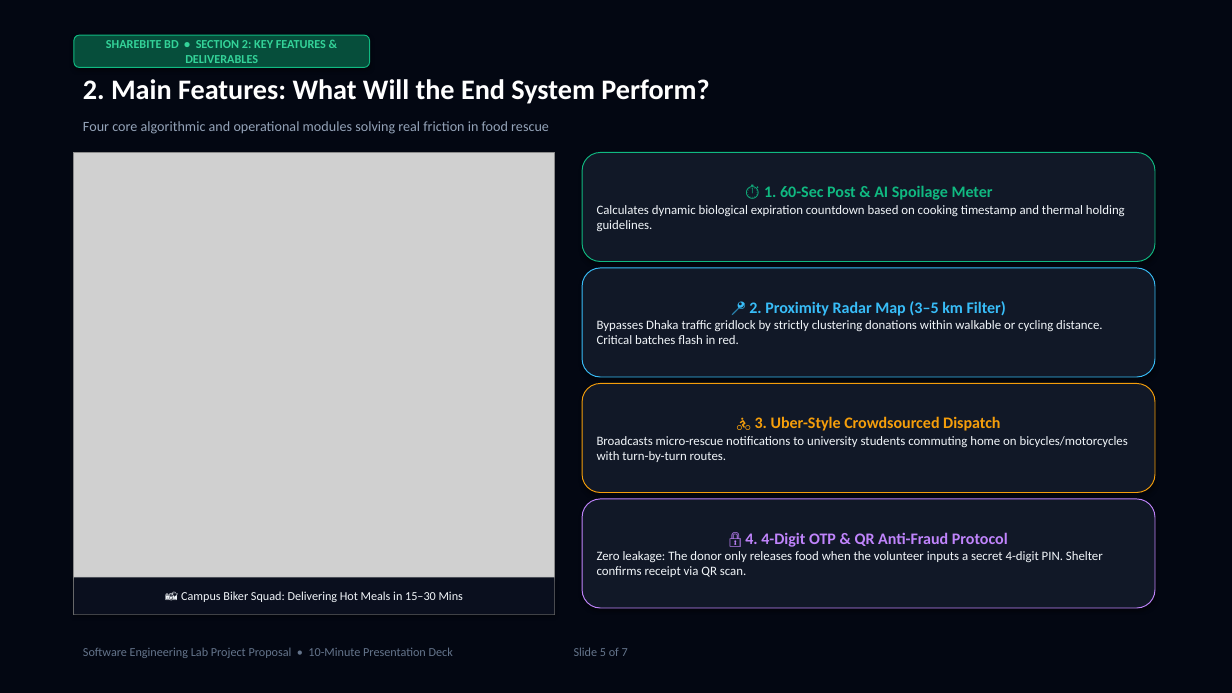
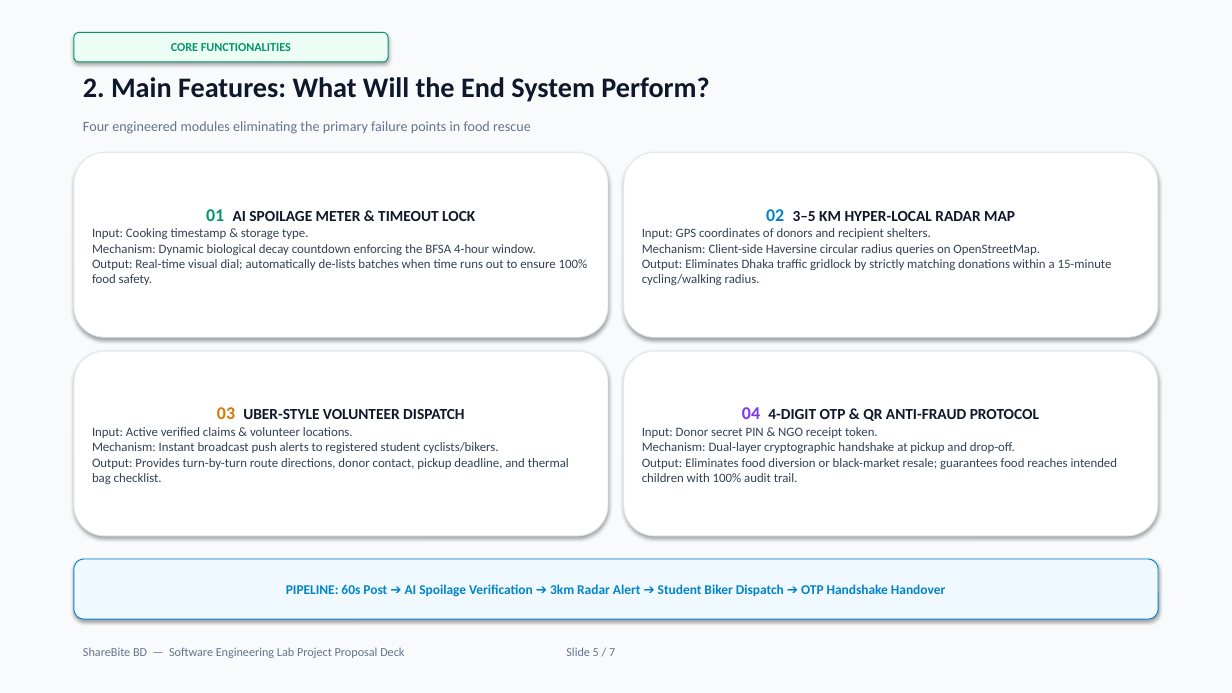
Before and after one commit to mahamudul-hasan7/shearbitebd, a slide deck: slide 5 of ShareBite_BD_SE_Lab_Presentation.pptx. Drawn at 1232x693 pixels with LibreOffice and Linux fonts; fonts in the diff are those of the drawing; grey boxes stand for pictures. Boxes give left, top, right and bottom in pixels: in the first picture for what was removed or moved away, otherwise in the second. Text is boxed around its words. In the diff, an @@ line names an element or a change of style, - is before the commit and + after.

Commit message:
feat(presentation): redesign slides into clean academic structured format matching user reference

```diff
--- a/ShareBite_BD_SE_Lab_Presentation.pptx
+++ b/ShareBite_BD_SE_Lab_Presentation.pptx
@@ rectangle at [0,0,1232,693]: fill #030712 to #F8FAFC @@
@@ rounded rectangle "CORE FUNCTIONALITIES": place and size @@
-rounded rectangle "CORE FUNCTIONALITIES" at [74,35,370,67]
+rounded rectangle "CORE FUNCTIONALITIES" at [74,32,388,62]
@@ rounded rectangle "CORE FUNCTIONALITIES" at [74,32,388,62]: fill #064E3B to #ECFDF5; outline #10B981 0.75 pt to #059669 0.75 pt @@
@@ text in rounded rectangle at [171,43,291,51]: text changed; text colour #34D399 to #059669 @@
-SHAREBITE BD • SECTION 2: KEY FEATURES & DELIVERABLES
+CORE FUNCTIONALITIES
@@ text "2. Main Features: What Will ..." at [83,77,709,102]: text colour #FFFFFF to #0F172A @@
@@ text at [83,121,531,134]: text changed; text colour #94A3B8 to #64748B @@
-Four core algorithmic and operational modules solving real friction in food rescue
+Four engineered modules eliminating the primary failure points in food rescue
@@ picture removed at [74,152,555,615] @@
@@ rounded rectangle added at [74,152,608,337], fill #FFFFFF, outline #E2E8F0 0.75 pt, 10 pt, text #334155 @@
+01 AI SPOILAGE METER & TIMEOUT LOCK
+Input: Cooking timestamp & storage type.
+Mechanism: Dynamic biological decay countdown enforcing the BFSA 4-hour window.
+Output: Real-time visual dial; automatically de-lists batches when time runs out to ensure 100% food safety.
@@ rounded rectangle removed at [582,152,1155,262] @@
-⏱️ 1. 60-Sec Post & AI Spoilage Meter
-Calculates dynamic biological expiration countdown based on cooking timestamp and thermal holding guidelines.
@@ rounded rectangle added at [624,152,1158,337], fill #FFFFFF, outline #E2E8F0 0.75 pt, 10 pt, text #334155 @@
+02 3–5 KM HYPER-LOCAL RADAR MAP
+Input: GPS coordinates of donors and recipient shelters.
+Mechanism: Client-side Haversine circular radius queries on OpenStreetMap.
+Output: Eliminates Dhaka traffic gridlock by strictly matching donations within a 15-minute cycling/walking radius.
@@ rounded rectangle added at [74,351,608,536], fill #FFFFFF, outline #E2E8F0 0.75 pt, 10 pt, text #334155 @@
+03 UBER-STYLE VOLUNTEER DISPATCH
+Input: Active verified claims & volunteer locations.
+Mechanism: Instant broadcast push alerts to registered student cyclists/bikers.
+Output: Provides turn-by-turn route directions, donor contact, pickup deadline, and thermal bag checklist.
@@ rounded rectangle "04 4-DIGIT OTP & QR ...": place and size @@
-rounded rectangle "04 4-DIGIT OTP & QR ..." at [582,268,1155,377]
+rounded rectangle "04 4-DIGIT OTP & QR ..." at [624,351,1158,536]
@@ rounded rectangle "04 4-DIGIT OTP & QR ..." at [624,351,1158,536]: fill #111827 to #FFFFFF; outline #38BDF8 0.75 pt to #E2E8F0 0.75 pt @@
@@ rounded rectangle removed at [582,384,1155,493] @@
-🚴 3. Uber-Style Crowdsourced Dispatch
-Broadcasts micro-rescue notifications to university students commuting home on bicycles/motorcycles with turn-by-turn routes.
@@ text in rounded rectangle at [642,407,1118,482]: text changed; text colour #F1F5F9 to #334155 @@
-📍 2. Proximity Radar Map (3–5 km Filter)
-Bypasses Dhaka traffic gridlock by strictly clustering donations within walkable or cycling distance. Critical batches flash in red.
+04 4-DIGIT OTP & QR ANTI-FRAUD PROTOCOL
+Input: Donor secret PIN & NGO receipt token.
+Mechanism: Dual-layer cryptographic handshake at pickup and drop-off.
+Output: Eliminates food diversion or black-market resale; guarantees food reaches intended children with 100% audit trail.
@@ rounded rectangle removed at [582,499,1155,608] @@
-🔒 4. 4-Digit OTP & QR Anti-Fraud Protocol
-Zero leakage: The donor only releases food when the volunteer inputs a secret 4-digit PIN. Shelter confirms receipt via QR scan.
@@ rounded rectangle added at [74,559,1158,619], fill #F0F9FF, outline #0284C7 0.75 pt, 10.5 pt, text #0284C7, bold @@
+PIPELINE: 60s Post ➔ AI Spoilage Verification ➔ 3km Radar Alert ➔ Student Biker Dispatch ➔ OTP Handshake Handover
@@ rectangle removed at [74,578,555,615] @@
-📸 Campus Biker Squad: Delivering Hot Meals in 15–30 Mins
@@ text at [83,647,615,658]: text changed @@
-Software Engineering Lab Project Proposal • 10-Minute Presentation Deck Slide 5 of 7
+ShareBite BD — Software Engineering Lab Project Proposal Deck Slide 5 / 7
```
Also in this commit, not shown: 6 other slides changed, 4 other files.
